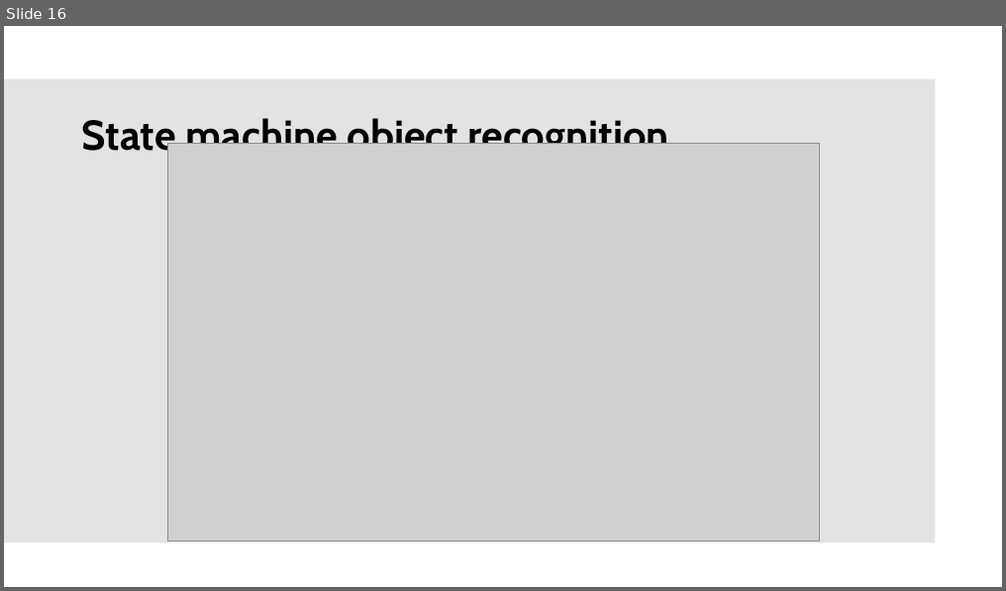
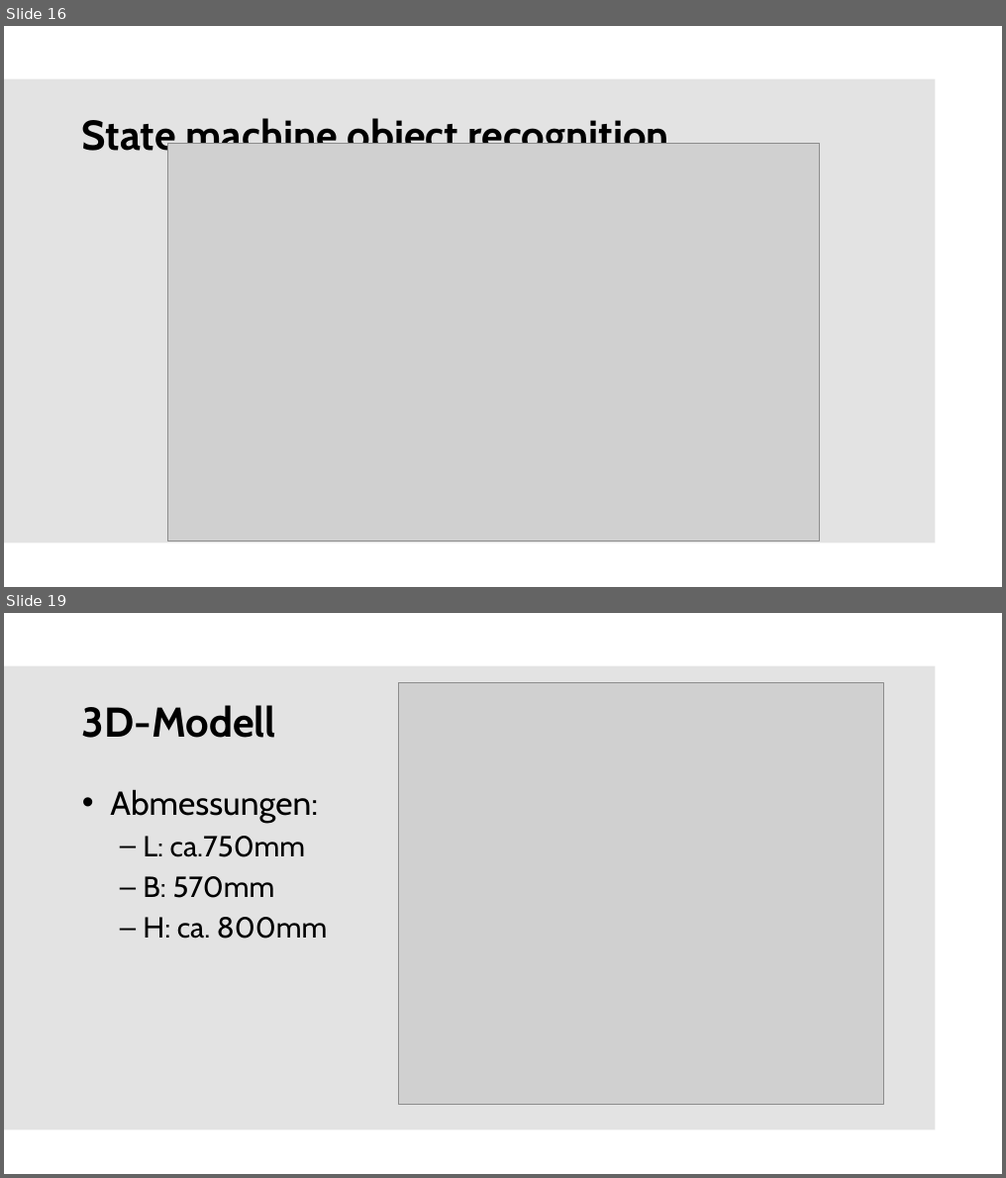
Before and after one commit to mjathe/Rescue-Bot-Gruppe1, a slide deck: Präsentation/Colloquium.pptx. Shown one above the other, each under a label of ours: slide 16 before the commit, slides 16 and 19 after it; the slides between them are not shown. The pictures are 1006x591 and 1006x1178 pixels, drawn with LibreOffice and Linux fonts; fonts in the diff are those of the drawing; grey boxes stand for pictures; background and template pictures are left out. Boxes give left, top, right and bottom in pixels: in the first picture for what was removed or moved away, otherwise in the second. Text is boxed around its words. In the diff, an @@ line names an element or a change of style, - is before the commit and + after.

```diff
--- a/Präsentation/Colloquium.pptx
+++ b/Präsentation/Colloquium.pptx
@@ slide 19 added at (4,613,1002,1174), background #FFFFFF; not listed: 1 template element that a slide beside it also shows @@
@@ picture added at (399,682,884,1105) @@
@@ title added at (82,705,276,738), 40 pt, text #000000, bold @@
+3D-Modell
@@ text added at (110,789,327,939), 28 pt, text #000000 @@
+• Abmessungen:
+  – L: ca.750mm
+  – B: 570mm
+  – H: ca. 800mm
```
Also in this commit, not shown: 5 slides changed, 9 other slides added, 4 slides removed.
